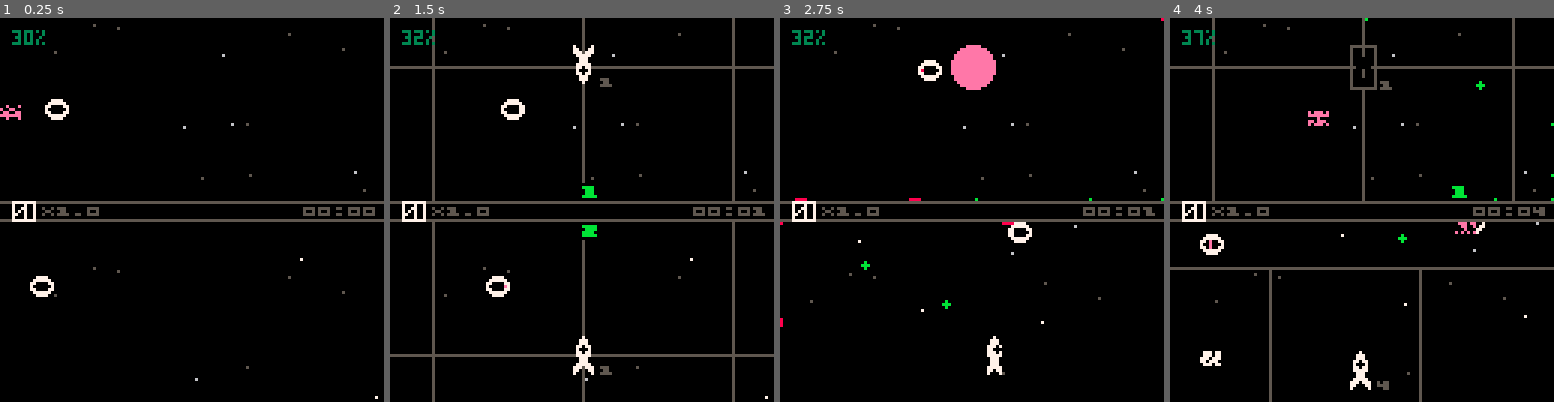
Above: before the commit, frames 1-4 (left to right).
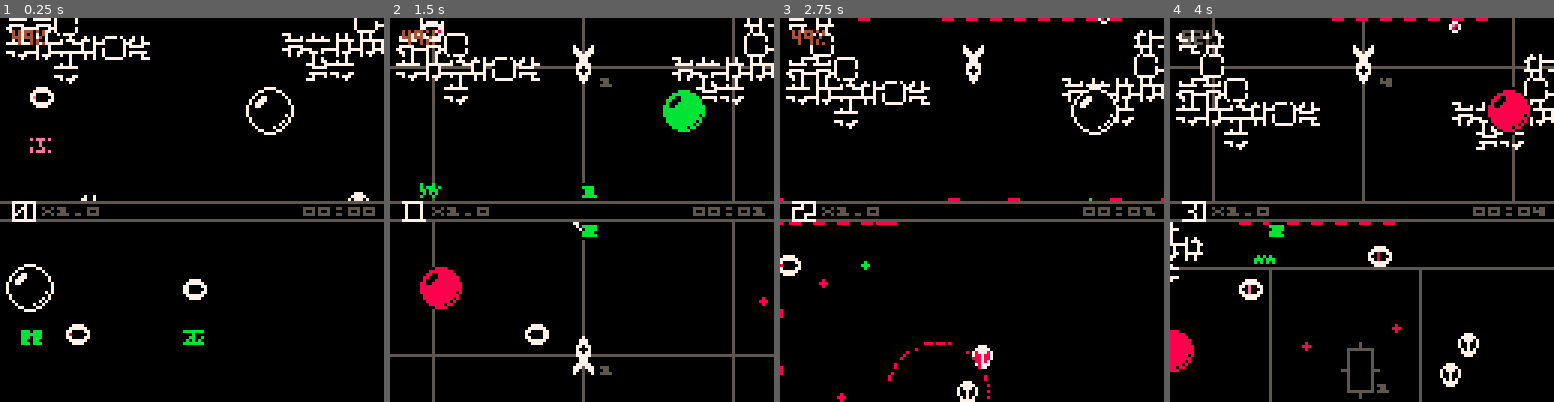
Above: after the commit, the same moments.

Repository: catnipped/friendlyfire
Game: PICO-8 cartridge friendlyfire.p8
Same seed, same stepped clock (60 frames per second), same inputs: the game is played once before the commit and once after it.
Inputs:
- Up to frame 1 (0.25 s): no input
- Up to frame 2 (1.5 s): tap X (X key) at 0.33, 1.07 s; tap O (Z key) at 0.7 s
- Up to frame 3 (2.75 s): hold Right 1.6-2.1 s; tap O (Z key) at 1.7, 2.1, 2.5 s; tap X (X key) at 1.85 s; hold Up 2.15-2.42 s; hold Right from 2.47 s (still down)
- Up to frame 4 (4 s): tap O (Z key) at 2.9, 3.3, 3.7 s; tap X (X key) at 2.97 s; release Right at 3.03 s; hold Left 3.08-3.58 s; hold Down 3.63-3.97 s

The runs differ from the first frame. In frame 1, 4.7% of the frame differs, in the area x 0-100%, y 0-100%; in frame 2, 5.7%; in frame 3, 6.5%; in frame 4, 8.3%.

Commit message:
optimization

Diff:
--- a/friendlyfire.p8
+++ b/friendlyfire.p8
@@ -3,9 +3,15 @@
 __lua__
 
 --todo
---  wave system
---  menu
+--  wave system pass 3
+--	spawn points
+--	spawn directions
+--  spawn animation
+-- 	heavier bounding on enemy
+--  menu/highscore
+--	help screen
 --  game over screen
+--	time bonus
 
 
 --init and help functions below
@@ -85,7 +91,7 @@
 		projectiles = {},
 		animations = {},
 		time = 0,
-		difficulty = 0
+		difficulty = 15
 	}
 
 	printh("init")
@@ -516,7 +522,7 @@
 	each(state.projectiles, function(i)
 		local offset = 0
 		nr += 1
-		if stat(1) > 0.9 then offset = 3 end
+		if #state.projectiles > 20 then offset = 3 end
 		if every(4+offset,nr % 4+offset) then
 			local collision = projcollisioncheck(i, sectors)
 			if collision ~= nil then
@@ -550,7 +556,7 @@
 	each(neighbours, function(i)
 		local lrad = i.rad
 		if i.shield then lrad = i.shieldrad end
-		if collisioncheck(i.x,i.y,proj.x,proj.y,lrad,proj.rad) and (i.id ~= proj.id) and i.type ~= "projectile" then
+		if collisioncheck(i.x,i.y,proj.x,proj.y,lrad,proj.rad) and (i.id ~= proj.id) and i.type ~= "projectile" and i.death ~= true then
 			collision = {
 				x = proj.x,
 				y = proj.y,
@@ -661,7 +667,7 @@
 			y =  pos[2],
 			rad = 6,
 			vector = {0,0},
-			projdir = {0,0},
+			projdir = {1,0},
 			velocity = 0.3,
 			movement = function(enemy, state, events)
 				local time = state.time
@@ -1027,6 +1033,7 @@
 						sfx(24)
 					elseif isinvulnerable(p) == false then
 						p.death = true
+						state.multiplier = 10
 						sfx(24)
 						sfx(17)
 						sfx(19)
@@ -1291,15 +1298,17 @@
 function drawstars(p)
 	local starcolors = {5,6,7}
 	for l = 1,#const.stars do
-		for s in all(const.stars[l]) do
-				pset((p.cam.x / l+5)*0.9+s[1]-128,(p.cam.y / l+5)*0.9+s[2]-128,starcolors[l])
+		if #state.enemies < 10*(l+1) then
+			for s in all(const.stars[l]) do
+					pset((p.cam.x / l+5)*0.9+s[1]-128,(p.cam.y / l+5)*0.9+s[2]-128,starcolors[l])
+			end
 		end
 	end
 end
 
 function drawgrid(p)
 	local box = const.bounds[p.id]
-		if every(2,0) then
+		if every(2,0) or stat(1) >= 1 then
 			for x = box.x,box.x+box.w,50 do
 				line(x,box.y,x,box.y+box.h,5)
 			end
